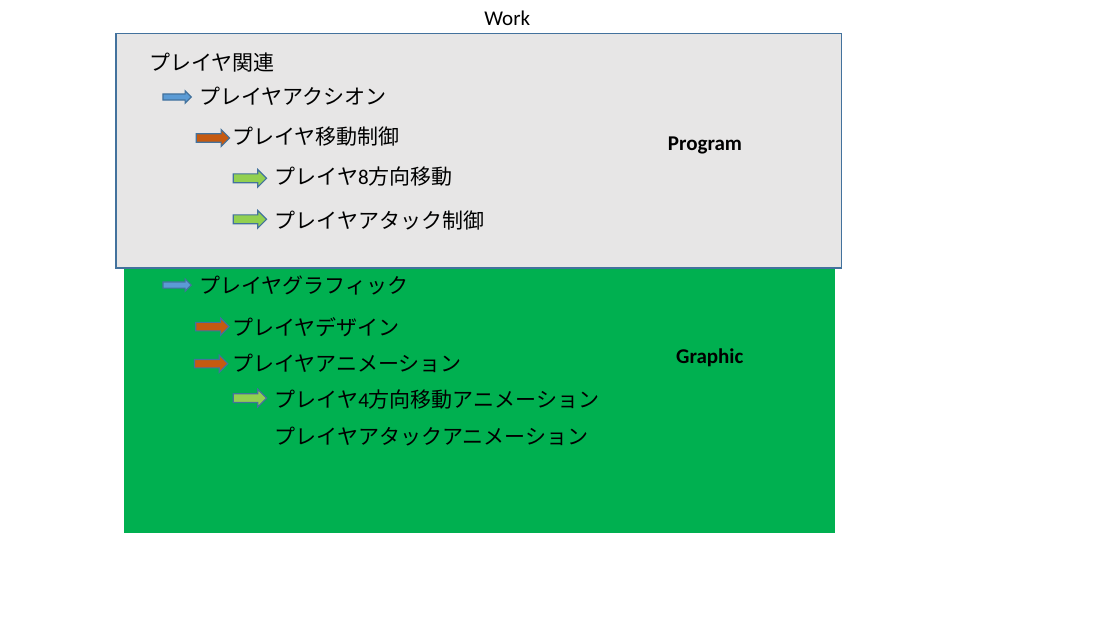
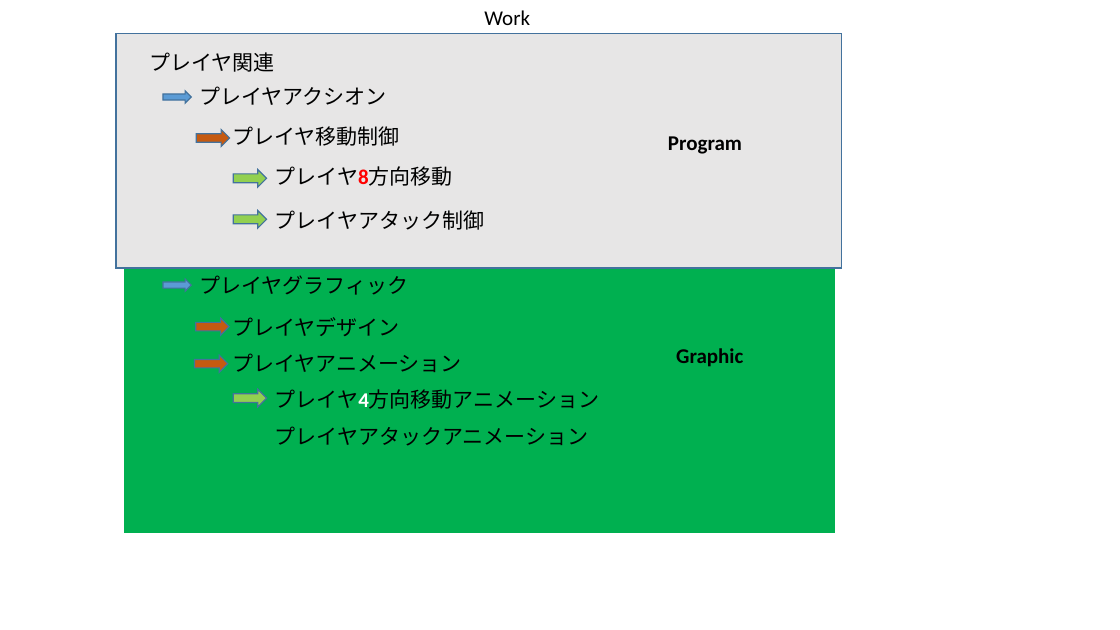
Before and after one commit to kawanami1022/2.5DActionGameProject, a slide deck: slide 23 of GameProject/すみませんASOゲームショウまでに間に合いませんでした.pptx. Drawn at 1120x630 pixels with LibreOffice and Linux fonts; fonts in the diff are those of the drawing. Boxes give left, top, right and bottom in pixels: in the first picture for what was removed or moved away, otherwise in the second. Text is boxed around its words. In the diff, an @@ line names an element or a change of style, - is before the commit and + after.

```diff
--- a/GameProject/すみませんASOゲームショウまでに間に合いませんでした.pptx
+++ b/GameProject/すみませんASOゲームショウまでに間に合いませんでした.pptx
@@ text "プレイヤ8方向移動" at bbox=[275, 166, 453, 186]: text colour #000000 to #FF0000, bold on in "プレイヤ8方向移動" @@
@@ text "プレイヤ4方向移動アニメーション" at bbox=[275, 389, 599, 409]: text colour #000000 to #FFFFFF, bold on in "プレイヤ4方向移動アニメーション" @@
```
Also in this commit, not shown: 1 slide added.
